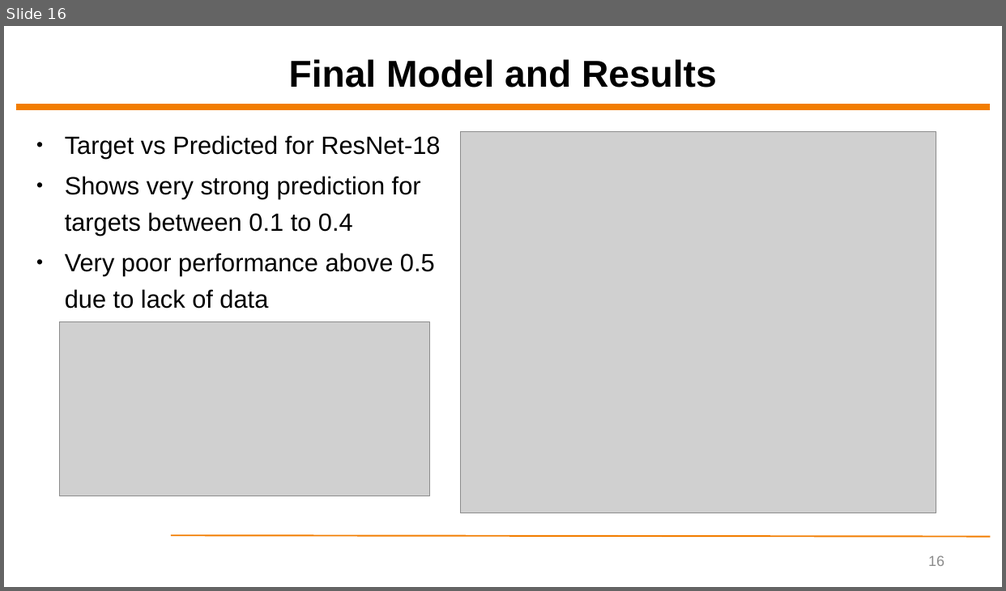
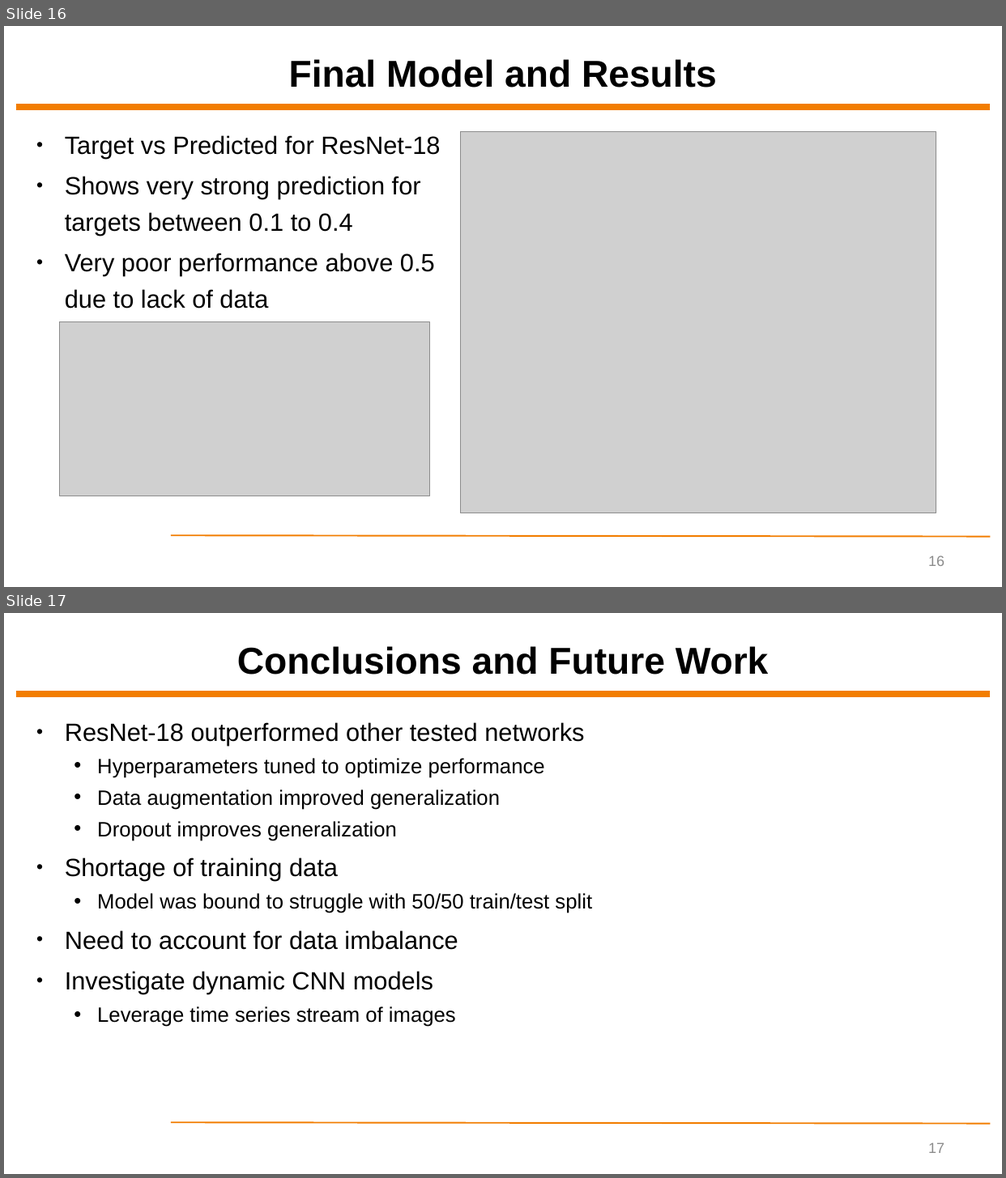
Before and after one commit to ytrivedi315/Final-Project-Yash-Trivedi, a slide deck: Final Presentation/ECEN5743 Final Project Presentation - YT.pptx. Shown one above the other, each under a label of ours: slide 16 before the commit, slides 16 and 17 after it. The pictures are 1006x591 and 1006x1178 pixels, drawn with LibreOffice and Linux fonts; fonts in the diff are those of the drawing; grey boxes stand for pictures; background and template pictures are left out. Boxes give left, top, right and bottom in pixels: in the first picture for what was removed or moved away, otherwise in the second. Text is boxed around its words. In the diff, an @@ line names an element or a change of style, - is before the commit and + after.

Commit message:
final presentation and pdf

```diff
--- a/Final Presentation/ECEN5743 Final Project Presentation - YT.pptx
+++ b/Final Presentation/ECEN5743 Final Project Presentation - YT.pptx
@@ slide 17 added at [4, 613, 1002, 1174], background #FFFFFF; not listed: 2 template elements that a slide beside it also shows @@
@@ title added at [237, 646, 769, 675], 36 pt, text #000000, bold @@
+Conclusions and Future Work
@@ text added at [65, 722, 592, 1027], 20 pt, text #000000 @@
+• ResNet-18 outperformed other tested networks
+  • Hyperparameters tuned to optimize performance
+  • Data augmentation improved generalization
+  • Dropout improves generalization
+• Shortage of training data
+  • Model was bound to struggle with 50/50 train/test split
+• Need to account for data imbalance
+• Investigate dynamic CNN models
+  • Leverage time series stream of images
@@ page number added at [928, 1143, 944, 1153], 14 pt, text #8C8C8C @@
+17
```
Also in this commit, not shown: 1 other slide added, 1 slide removed, 1 other file.
